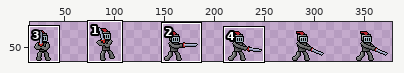
One commit to this sprite sheet: assets/knight-Sheet.png. The picture above shows the old version from afar; the outline marks the close-up.
Close-up. The starting point:
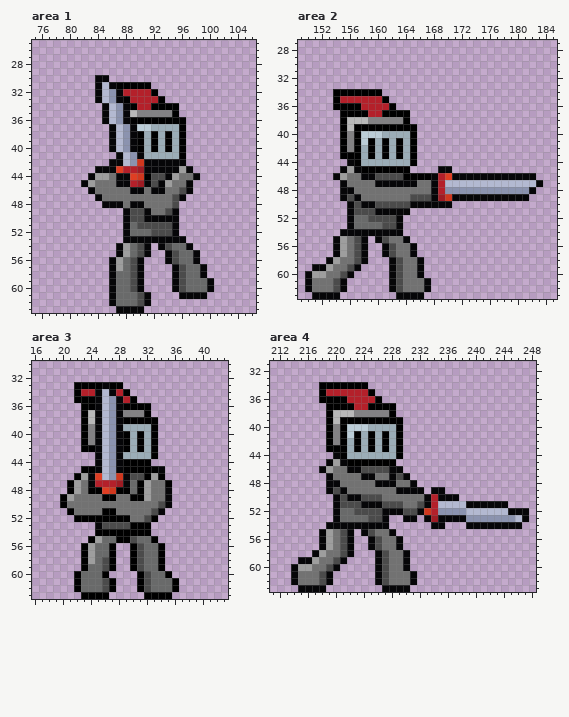
The file is 384x64 pixels. Shown: area 1: x 75..106, y 25..63; area 2: x 149..185, y 27..63; area 3: x 16..43, y 30..63; area 4: x 211..248, y 31..63. The old version is drawn lined up with the new one. The wide view leaves out empty margins. The commit also changed other parts of the picture, which this record leaves out.
Now the later version:
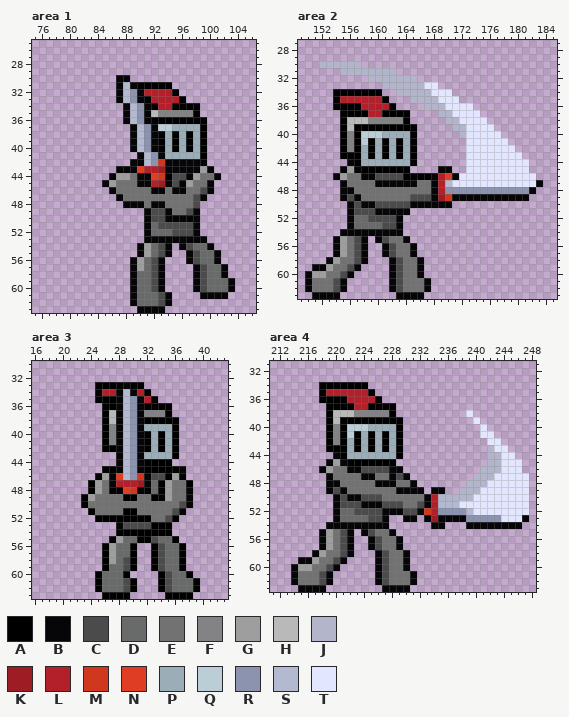
Palette (. is transparent): A #000000  B #060608  C #4b4b4b  D #696a6a  E #727272  F #838284  G #9e9e9e  H #b9b9b9  J #b3b6ca  K #9e1c24  L #b4202a  M #cf371e  N #df3e23  P #9badb7  Q #bbcdd7  R #8b93af  S #b3b9d1  T #e3e6ff
From old to new:
whole drawing moved by -3,+0 (the old picture is shown already moved)
Changed rows in their new state; - is an unchanged pixel.
Area 1:
first column x 82:
30 --..-BB---------------
31 --...BSB--AAA---------
32 --...-SRB-LLLA--------
33 --...-SRBA-LLLA-------
34 ---...-SRB-LL-AAA-----
35 ---...-SRBH--FFFA-----
36 ---...-SRB-----AAA----
37 ----...-SRBQQ-PPPA----
38 ----...-SRBAPAPAPA----
39 ----...-SRBAPAPAPA----
40 ----...-SRBAPAPAPA----
41 -----...-SRB--PPPA----
42 ----...BBSRM---BBB----
43 --...BBBNLLK--B-BGB---
44 -...BGGEBBNMACCBGEEB--
45 ...BGEEEB-LKBCBGEEB---
46 -...B--EE----BBEECB---
47 --...B-------EEECB----
48 ---...B---BB-EEEC-----
49 ------...-CCBEECB-----
50 ------...-CC--BBB-----
51 ------...BD--CCCB-----
52 ------...BDDDCCCB-----
53 ------...------BBB----
54 -----...BGDCB.BCDDB---
55 -----...BGDC-..BCDDB--
56 ----...BGDCB...BCDDB--
57 ----...BGDCB-...BCDDB-
58 ----...BDDCB-...BCDDB-
59 ----...BDDCB-...BCDDDB
60 ----...BDDCB-...BCDDDB
61 ----...BDDDCB-...-BBB-
62 ----...BDDDCB---------
63 -----...-BBB----------
Area 2:
first column x 152:
30 JJJJJJ-------------------------
31 ---JJJJJJJJ--------------------
32 -------JJJJJJJ-----------------
33 ---------JJJJJJTT--------------
34 -----------JJJJJTTT------------
35 -------------JJJJTTT-----------
36 ---------------JJJTTTT---------
37 -----------------JJTTTT--------
38 ------------------JJTTTT-------
39 -------------------JJTTTT------
40 --------------------JTTTTT-----
41 ---------------------TTTTTT----
42 ---------------------TTTTTTT---
43 ---------------------TTTTTTTT--
44 ---------------------TTTTTTTTT-
45 ---------------------TTTTTTTTT-
46 --------------------TTTTTTTTTTT
47 -------------------TTTTTTTTTTTT
Area 3:
first column x 20:
33 --...-A--BAA--------
34 --...ALLBSBLA-------
35 --...AAA-SRBLA------
36 ---...AA-SRB-AAA----
37 ---...AH-SRBFFFA----
38 ---...AH-SRB--AAA---
39 ---...AF-SRB-PPPA---
40 ---...AF-SRBAPAPA---
41 ---...AF-SRBAPAPA---
42 ---...AA-SRBAPAPA---
43 -----...-SRB-PPPA---
44 -----...-SRB-AAA----
45 ---...AA-SRB--AAAB--
46 --...AGBNSRMBCCAGA--
47 -...AGEBLLLKBDAGEEA-
48 -...-GEA-NM-ADAGEEB-
49 ...AG-EE-A-EEAAGEEB-
50 ...A----------EEECB-
51 -...A-EE-AA--EEECB--
52 --...-----AAAEECA---
53 -----...B-CCCAAA----
54 -----...-----AAA----
55 ----...AGDDAACDDA---
56 ---...AGDD-..ACDDA--
57 ---...AGDD-..ACDDA--
58 ---...AGDC-..ACDDA--
59 ---...ADDC-..ACDDA--
60 --...ADDDA-...ACDDA-
61 --...ADDDCA...ACDDDA
62 --...ADDDCA...ACDDDA
63 ---...-AAA--...-AAA-
Area 4:
first column x 235:
38 ----T--------
39 -----T-------
40 ------T------
41 ------TT-----
42 -------TT----
43 -------JTT---
44 -------JJTT--
45 -------JJTTT-
46 ------JJJTTT-
47 -----JJJTTTTT
48 ----JJJTTTTTT
49 ---JJJTTTTTTT
50 JJJJJTTTTTTTT
51 ---TTTTTTTTTT
52 -----TTTTTTTT
53 ---------TTT-
